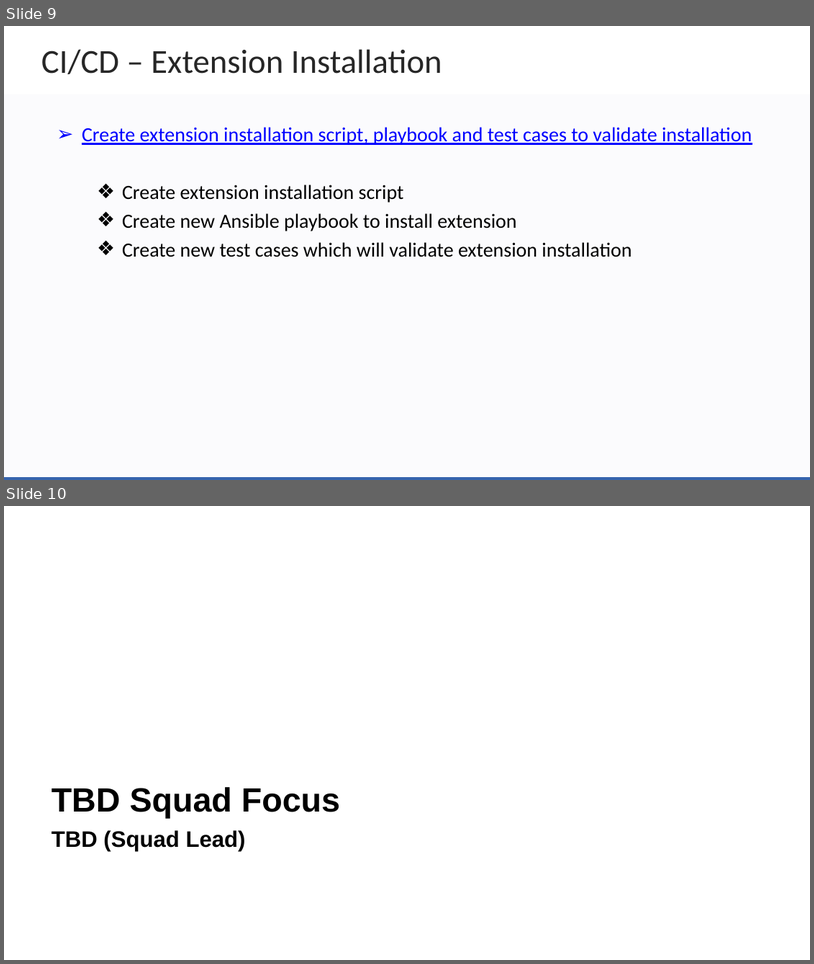
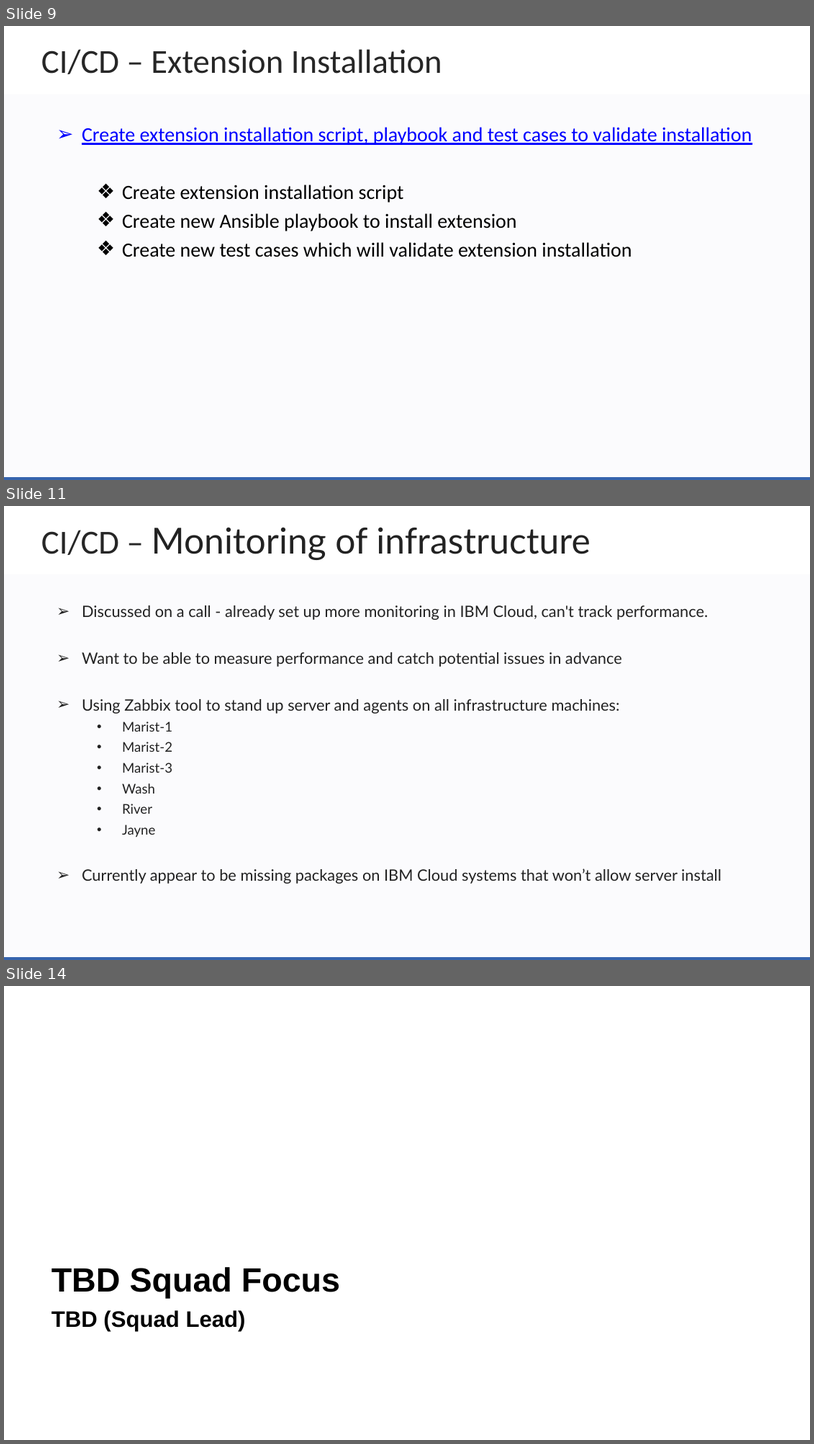
Before and after one commit to zowe/community, a slide deck: Project Management/PI Planning/20PI4 Planning/Zowe Community Squad Focus for 20PI4.pptx. Shown one above the other, each under a label of ours: slides 9 and 10 before the commit, slides 9, 11 and 14 after it; the slides between them are not shown. The pictures are 814x964 and 814x1444 pixels, drawn with LibreOffice and Linux fonts; fonts in the diff are those of the drawing; background and template pictures are left out. Boxes give left, top, right and bottom in pixels: in the first picture for what was removed or moved away, otherwise in the second. Text is boxed around its words. In the diff, an @@ line names an element or a change of style, - is before the commit and + after.

```diff
--- a/Project Management/PI Planning/20PI4 Planning/Zowe Community Squad Focus for 20PI4.pptx
+++ b/Project Management/PI Planning/20PI4 Planning/Zowe Community Squad Focus for 20PI4.pptx
@@ slide 11 added at (4,506,810,960), background #FFFFFF; not listed: 2 template elements that a slide beside it also shows @@
@@ text added at (41,527,590,560), 32 pt, text #222222 @@
+CI/CD – Monitoring of infrastructure
@@ text added at (82,605,722,883), 14 pt, text #222222 @@
+➢ Discussed on a call - already set up more monitoring in IBM Cloud, can't track performance.
+➢ Want to be able to measure performance and catch potential issues in advance
+➢ Using Zabbix tool to stand up server and agents on all infrastructure machines:
+  • Marist-1
+  • Marist-2
+  • Marist-3
+  • Wash
+  • River
+  • Jayne
+➢ Currently appear to be missing packages on IBM Cloud systems that won’t allow server install
@@ what was slide 10 is now slide 14 @@
```
Also in this commit, not shown: 3 other slides added.
